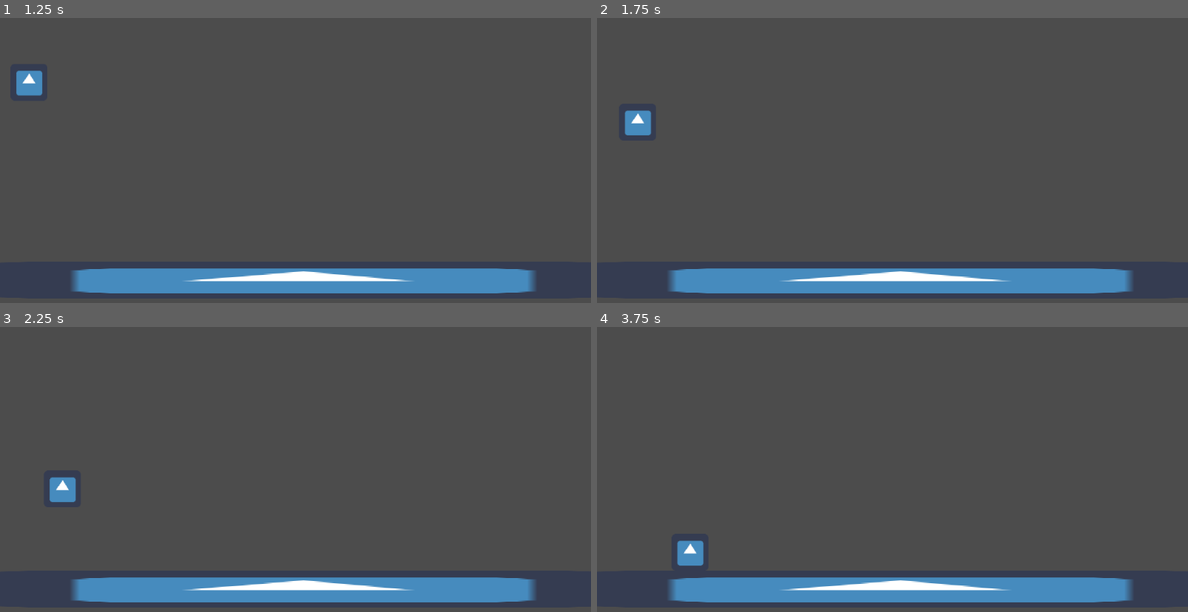
Above: before the commit, frames 1-4 (two rows, left to right).
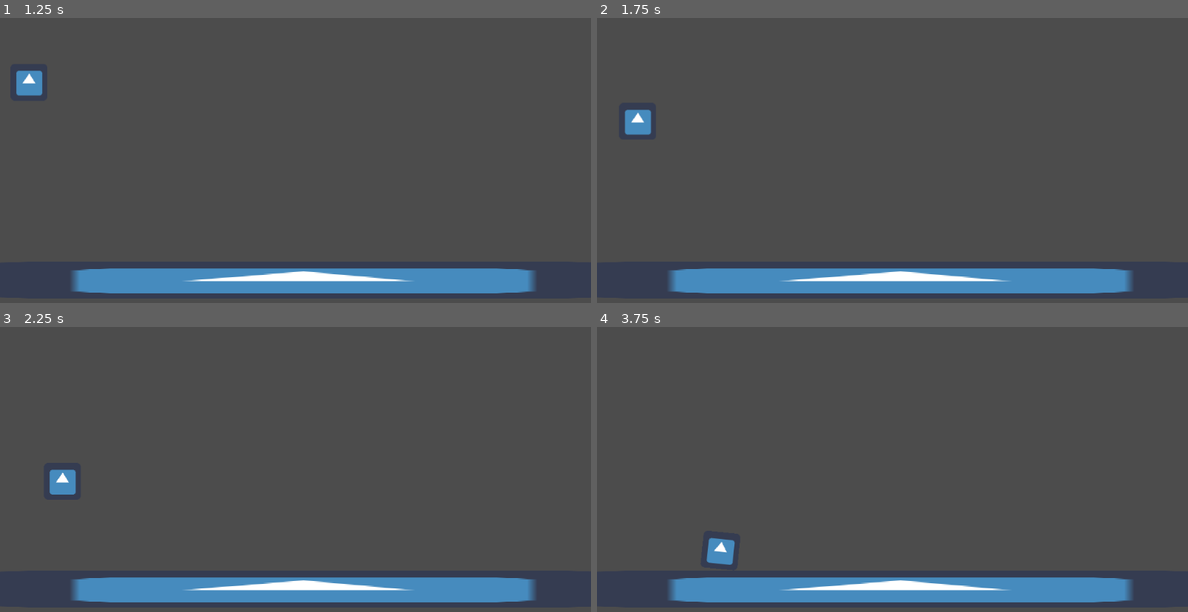
Above: after the commit, the same moments.

Repository: Tuocs/test
Game: Godot game, scene res://Node2D.tscn
Two runs of this game, one before a commit and one after it. Both use one fixed random seed, a clock stepped at 60 frames per second and the inputs below. The engine's default icon, where the game draws it, is replaced by a stand-in: a white triangle on a blue panel in a dark square.
Inputs:
- Up to frame 1 (1.25 s): hold Right (ui_right) from 0.53 s (still down)
- Up to frame 2 (1.75 s): release Right (ui_right) at 1.28 s; hold Down (ui_down) from 1.28 s (still down)
- Up to frame 3 (2.25 s): release Down (ui_down) at 2.03 s; hold Right (ui_right) from 2.03 s (still down)
- Up to frame 4 (3.75 s): release Right (ui_right) at 2.78 s; hold Up (ui_up) 2.78-3.53 s; hold Left (ui_left) from 3.53 s (still down)

Frame 1 is identical in both runs. In frame 2, less than 0.1% of the frame differs, in the area x 4-10%, y 32-42%; in frame 3, 0.3%; in frame 4, 0.8%, in the area x 13-24%, y 73-84%.

Commit message:
remove fastfall

Diff:
--- a/Node2D.tscn
+++ b/Node2D.tscn
@@ -4,7 +4,7 @@
 [ext_resource path="res://rigidMove.gd" type="Script" id=2]
 
 [sub_resource type="RectangleShape2D" id=1]
-extents = Vector2( 32.0567, 32 )
+extents = Vector2( 32, 32 )
 
 [node name="Node2D" type="Node2D"]
 
--- a/rigidMove.gd
+++ b/rigidMove.gd
@@ -14,8 +14,6 @@
 	var velocity = Vector2()
 	if Input.is_action_pressed("ui_up"):
 		velocity.y = -1
-	if Input.is_action_pressed("ui_down"):
-		velocity.y = 1
 	if Input.is_action_pressed("ui_left"):
 		velocity.x = -1
 	if Input.is_action_pressed("ui_right"):
